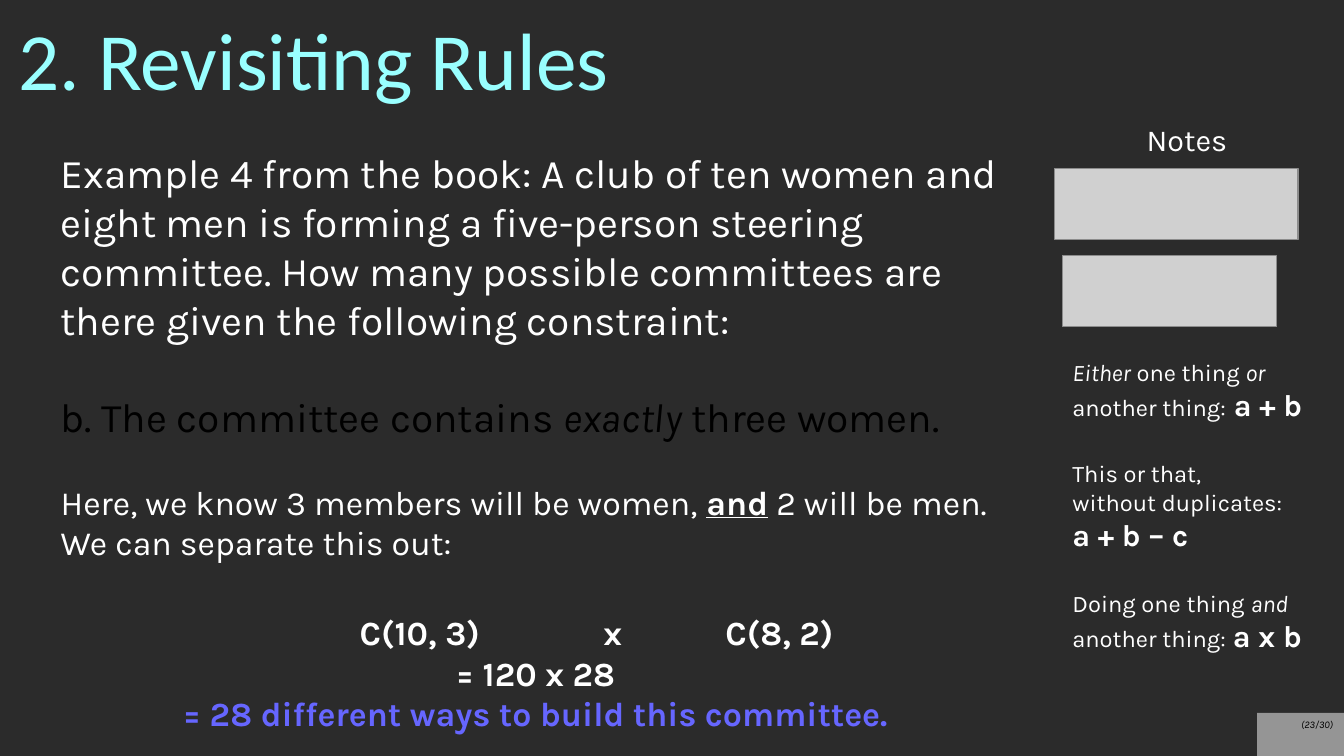
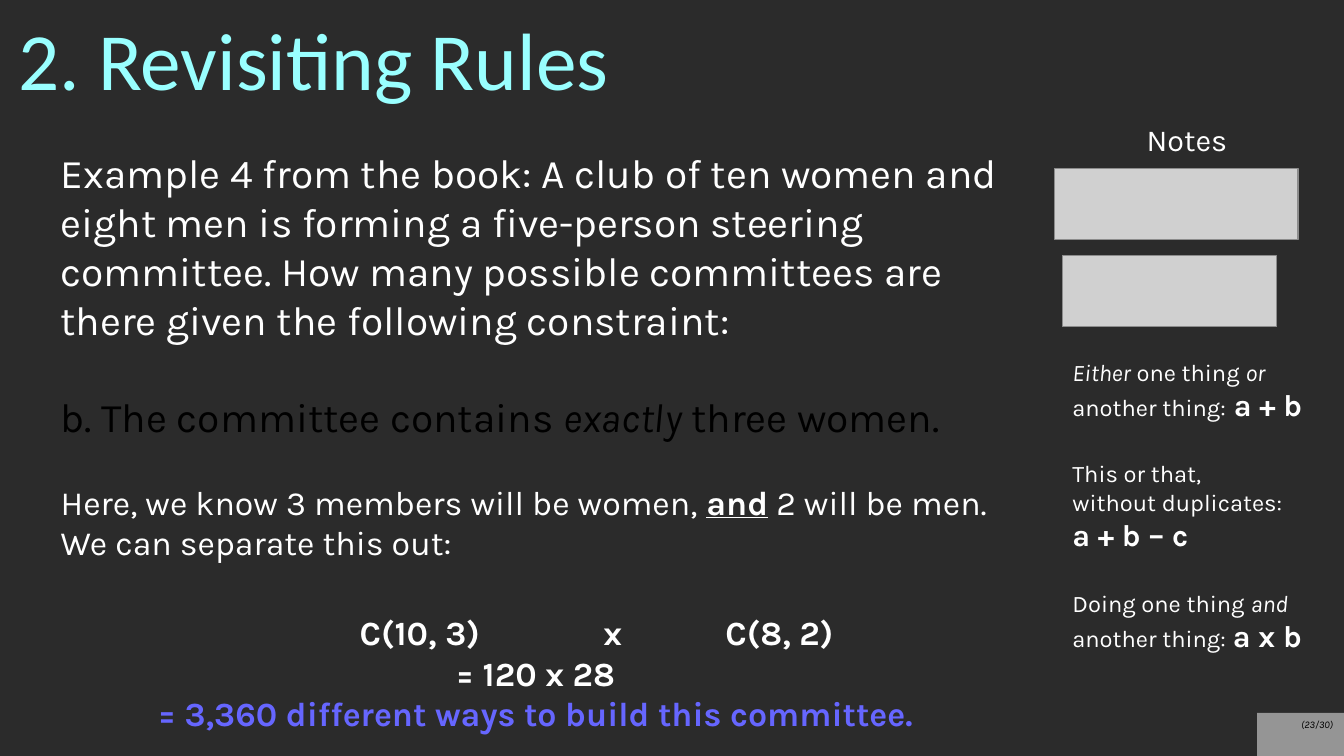
Before and after one commit to nguyenchithien/CS211-Discrete-Structures-II, a slide deck: slide 23 of Lectures/Lecture 5.3.odp. Drawn at 1344x756 pixels with LibreOffice and Linux fonts; fonts in the diff are those of the drawing; grey boxes stand for pictures; background and template pictures are left out; a plain dark background stands for a picture behind light text. Boxes give left, top, right and bottom in pixels: in the first picture for what was removed or moved away, otherwise in the second. Text is boxed around its words. In the diff, an @@ line names an element or a change of style, - is before the commit and + after.

```diff
--- a/Lectures/Lecture 5.3.odp
+++ b/Lectures/Lecture 5.3.odp
@@ text at (185, 702, 913, 735): text changed @@
-= 28 different ways to build this committee.
+= 3,360 different ways to build this committee.
```
Also in this commit, not shown: 1 other slide changed, 1 other file.
